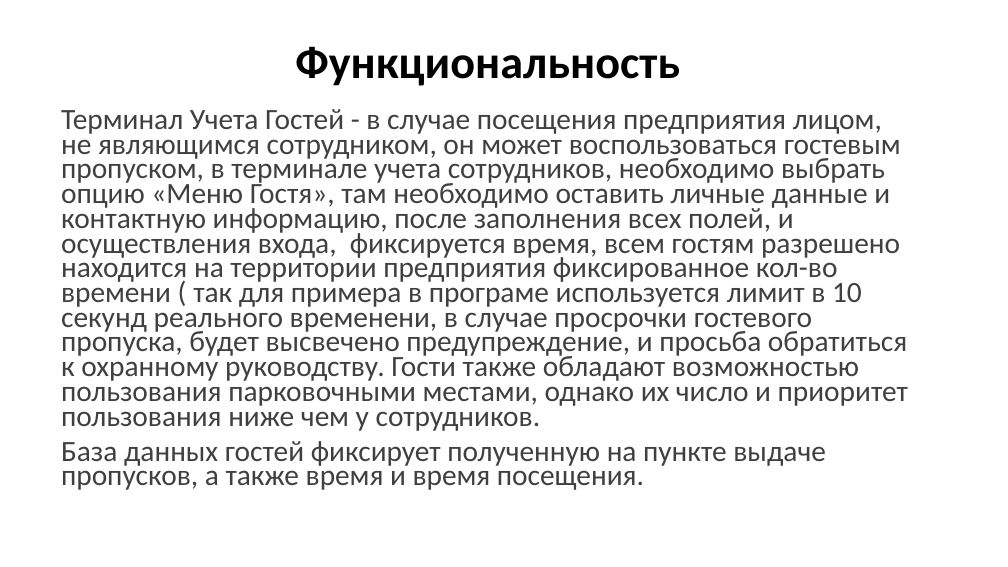
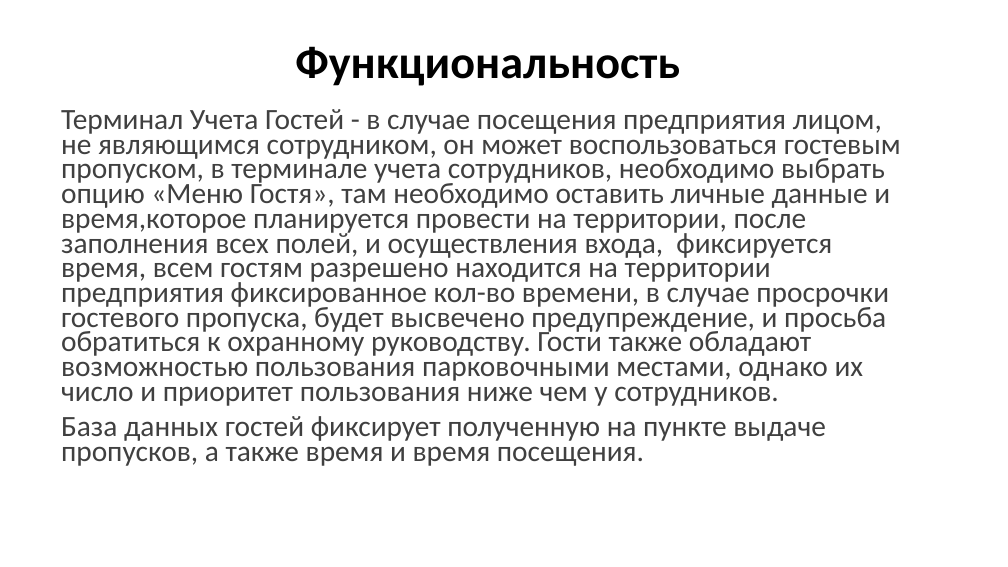
Before and after one commit to Asphie/Asphie, a slide deck: slide 4 of Проектная работа ЯП.pptx. Drawn at 1008x567 pixels with LibreOffice and Linux fonts; fonts in the diff are those of the drawing. Boxes give left, top, right and bottom in pixels: in the first picture for what was removed or moved away, otherwise in the second. Text is boxed around its words. In the diff, an @@ line names an element or a change of style, - is before the commit and + after.

```diff
--- a/Проектная работа ЯП.pptx
+++ b/Проектная работа ЯП.pptx
@@ text at [61, 109, 901, 406]: text changed @@
-Терминал Учета Гостей - в случае посещения предприятия лицом, не являющимся сотрудником, он может воспользоваться гостевым пропуском, в терминале учета сотрудников, необходимо выбрать опцию «Меню Гостя», там необходимо оставить личные данные и контактную информацию, после заполнения всех полей, и осуществления входа, фиксируется время, всем гостям разрешено находится на территории предприятия фиксированное кол-во времени ( так для примера в програме используется лимит в 10 секунд реального временени, в случае просрочки гостевого пропуска, будет высвечено предупреждение, и просьба обратиться к охранному руководству. Гости также обладают возможностью пользования парковочными местами, однако их число и приоритет пользования ниже чем у сотрудников.
+Терминал Учета Гостей - в случае посещения предприятия лицом, не являющимся сотрудником, он может воспользоваться гостевым пропуском, в терминале учета сотрудников, необходимо выбрать опцию «Меню Гостя», там необходимо оставить личные данные и время,которое планируется провести на территории, после заполнения всех полей, и осуществления входа, фиксируется время, всем гостям разрешено находится на территории предприятия фиксированное кол-во времени, в случае просрочки гостевого пропуска, будет высвечено предупреждение, и просьба обратиться к охранному руководству. Гости также обладают возможностью пользования парковочными местами, однако их число и приоритет пользования ниже чем у сотрудников.
```
Also in this commit, not shown: 1 other slide changed.
